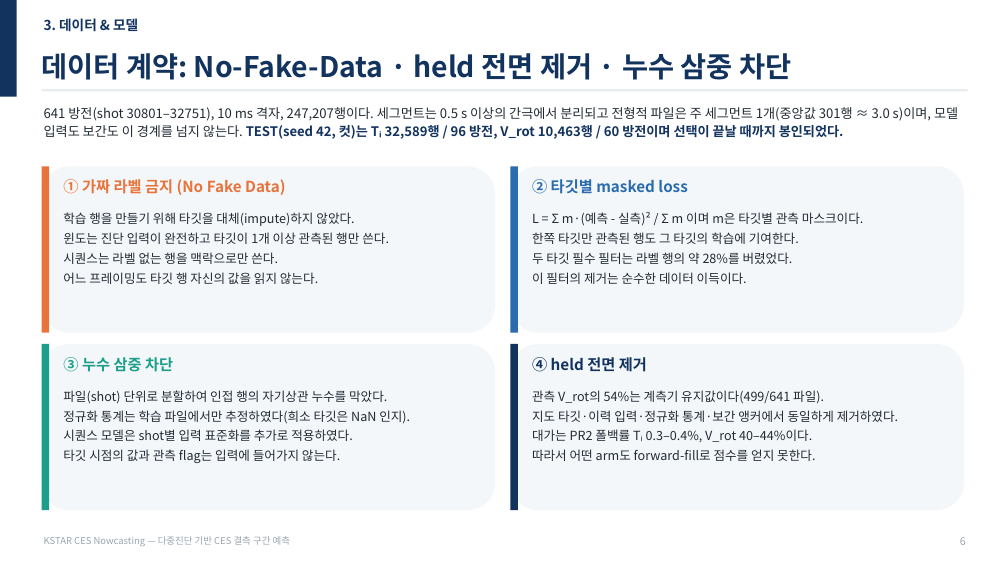
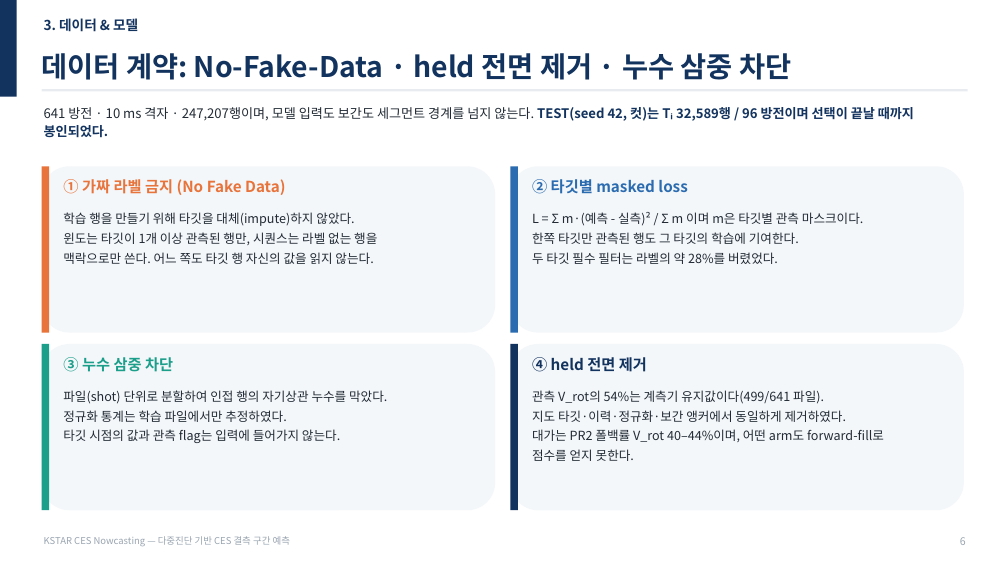
Before and after one commit to iseungsang01/ml-intern-revision, a slide deck: slide 7 of docs/presentation/KSTAR_CES_발표자료_20분.pptx. Drawn at 1008x567 pixels with LibreOffice and Linux fonts; fonts in the diff are those of the drawing. Boxes give left, top, right and bottom in pixels: in the first picture for what was removed or moved away, otherwise in the second. Text is boxed around its words. In the diff, an @@ line names an element or a change of style, - is before the commit and + after.

```diff
--- a/docs/presentation/KSTAR_CES_발표자료_20분.pptx
+++ b/docs/presentation/KSTAR_CES_발표자료_20분.pptx
@@ text at (44,107,914,138): text changed @@
-641 방전(shot 30801–32751), 10 ms 격자, 247,207행이다. 세그먼트는 0.5 s 이상의 간극에서 분리되고 전형적 파일은 주 세그먼트 1개(중앙값 301행 ≈ 3.0 s)이며, 모델 입력도 보간도 이 경계를 넘지 않는다. TEST(seed 42, 컷)는 Tᵢ 32,589행 / 96 방전, V_rot 10,463행 / 60 방전이며 선택이 끝날 때까지 봉인되었다.
+641 방전 · 10 ms 격자 · 247,207행이며, 모델 입력도 보간도 세그먼트 경계를 넘지 않는다. TEST(seed 42, 컷)는 Tᵢ 32,589행 / 96 방전이며 선택이 끝날 때까지 봉인되었다.
@@ text at (63,232,377,264): text changed @@
-윈도는 진단 입력이 완전하고 타깃이 1개 이상 관측된 행만 쓴다.
-시퀀스는 라벨 없는 행을 맥락으로만 쓴다.
-어느 프레이밍도 타깃 행 자신의 값을 읽지 않는다.
+윈도는 타깃이 1개 이상 관측된 행만, 시퀀스는 라벨 없는 행을
+맥락으로만 쓴다. 어느 쪽도 타깃 행 자신의 값을 읽지 않는다.
@@ text at (532,252,778,264): text changed @@
-두 타깃 필수 필터는 라벨 행의 약 28%를 버렸었다.
-이 필터의 제거는 순수한 데이터 이득이다.
+두 타깃 필수 필터는 라벨의 약 28%를 버렸었다.
@@ text at (63,410,286,422): text changed @@
-정규화 통계는 학습 파일에서만 추정하였다(희소 타깃은 NaN 인지).
-시퀀스 모델은 shot별 입력 표준화를 추가로 적용하였다.
+정규화 통계는 학습 파일에서만 추정하였다.
@@ text at (532,410,884,461): text changed @@
-지도 타깃·이력 입력·정규화 통계·보간 앵커에서 동일하게 제거하였다.
-대가는 PR2 폴백률 Tᵢ 0.3–0.4%, V_rot 40–44%이다.
-따라서 어떤 arm도 forward-fill로 점수를 얻지 못한다.
+지도 타깃·이력·정규화·보간 앵커에서 동일하게 제거하였다.
+대가는 PR2 폴백률 V_rot 40–44%이며, 어떤 arm도 forward-fill로
+점수를 얻지 못한다.
```
Also in this commit, not shown: 11 other slides changed, 6 other files.
